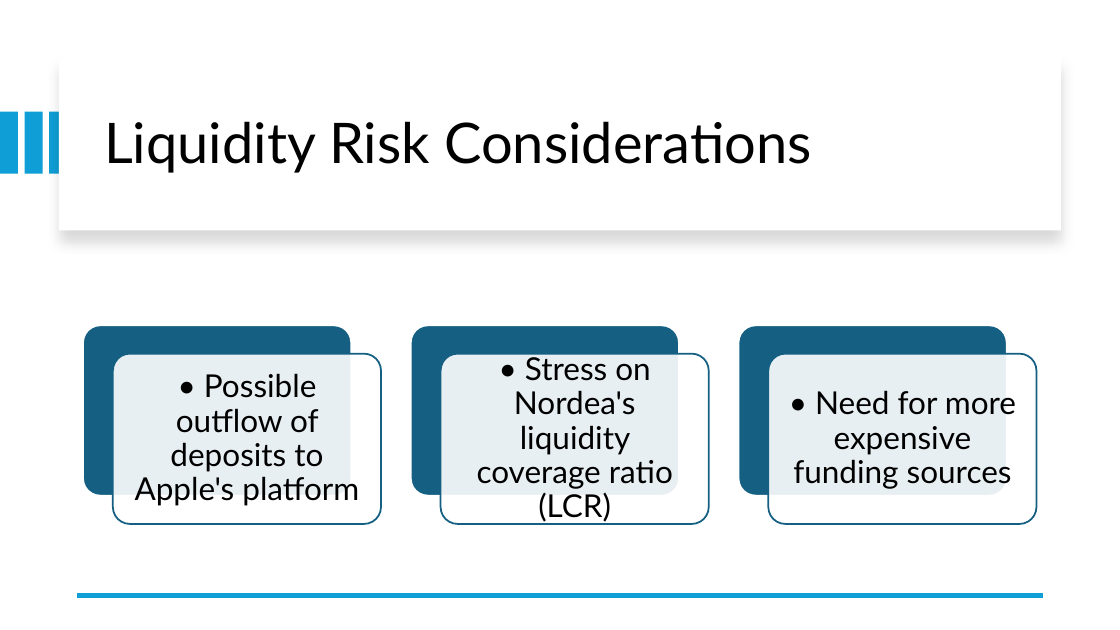
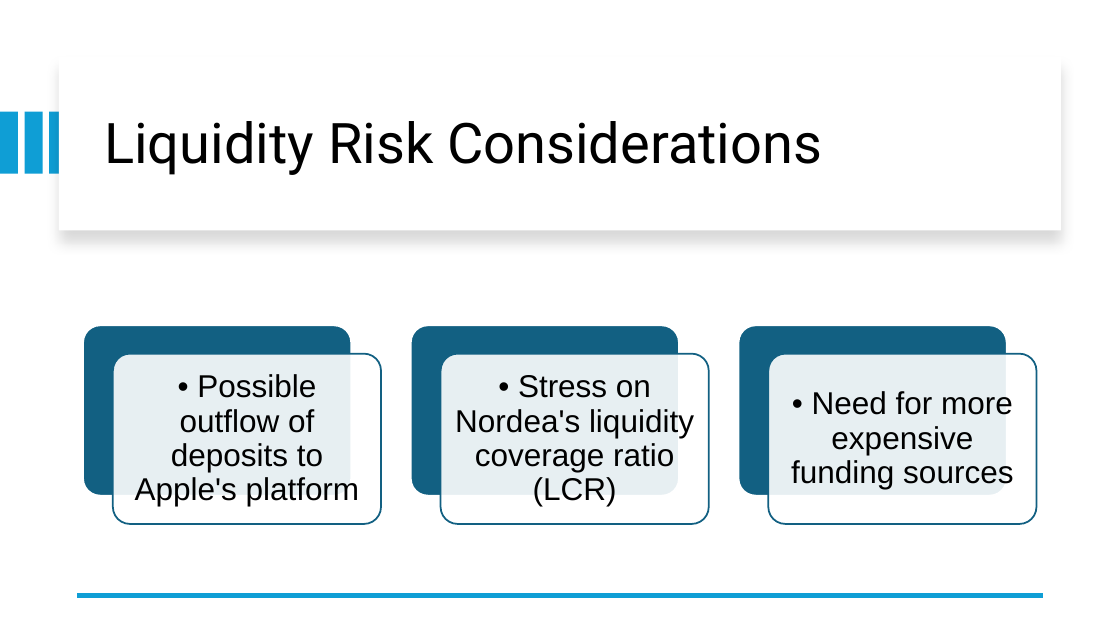
Before and after one commit to bredeespelid/Master_NHH, a slide deck: slide 8 of BAN425/The Rise of Business Risk in Banking.pptx (slide 7 before the commit). Drawn at 1120x630 pixels with LibreOffice and Linux fonts; fonts in the diff are those of the drawing; background and template pictures are left out. Boxes give left, top, right and bottom in pixels: in the first picture for what was removed or moved away, otherwise in the second. Text is boxed around its words. In the diff, an @@ line names an element or a change of style, - is before the commit and + after.

```diff
--- a/BAN425/The Rise of Business Risk in Banking.pptx
+++ b/BAN425/The Rise of Business Risk in Banking.pptx
@@ title "Liquidity Risk Considerations" at bbox=[104, 121, 822, 175]: font Lato to Roboto @@
@@ fill #156082 to #126082 in 3 elements at bbox=[83, 325, 351, 496], bbox=[411, 325, 679, 496], bbox=[739, 325, 1007, 496] @@
@@ outline #156082 1.5 pt to #126082 1.5 pt in 3 elements at bbox=[113, 354, 381, 524], bbox=[441, 354, 709, 524], bbox=[769, 354, 1037, 524] @@
@@ font Lato to Arial; less space between paragraphs in 3 elements at bbox=[135, 374, 360, 506], bbox=[455, 375, 694, 506], bbox=[791, 391, 1013, 489] @@
```
Also in this commit, not shown: 8 other slides changed, 2 slides added, 1 slide removed, 1 other file.
